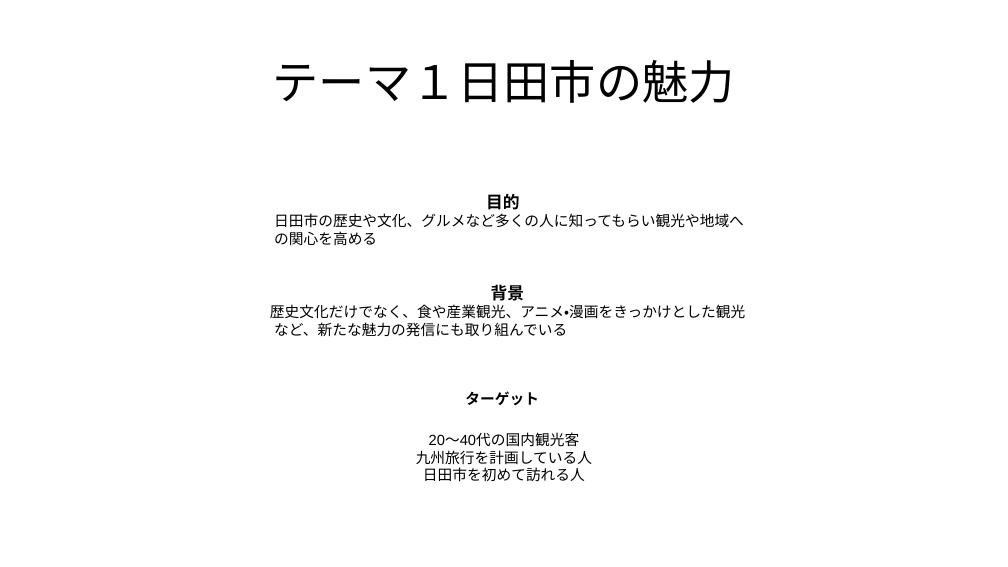
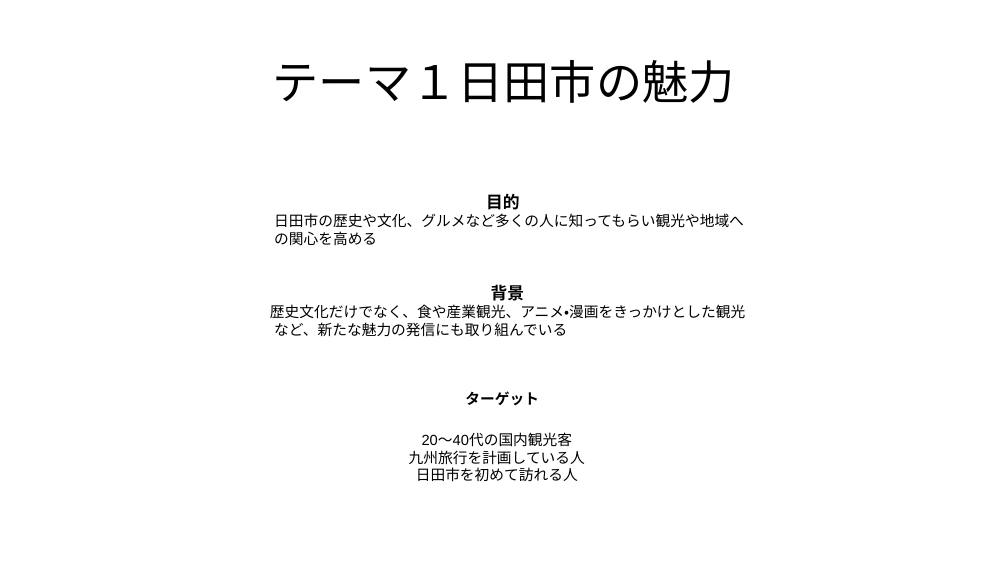
Before and after one commit to ckg25023-cpu/zemi, a slide deck: slide 3 of 卒業制作 テーマ・中間発表.pptx. Drawn at 1008x567 pixels with LibreOffice and Linux fonts; fonts in the diff are those of the drawing. Boxes give left, top, right and bottom in pixels: in the first picture for what was removed or moved away, otherwise in the second. Text is boxed around its words. In the diff, an @@ line names an element or a change of style, - is before the commit and + after.

```diff
--- a/卒業制作 テーマ・中間発表.pptx
+++ b/卒業制作 テーマ・中間発表.pptx
@@ text "20～40代の国内観光客": place and size @@
-text "20～40代の国内観光客" at [416,433,592,482]
+text "20～40代の国内観光客" at [409,433,585,482]
```
Also in this commit, not shown: 1 other slide changed, 1 slide added.
